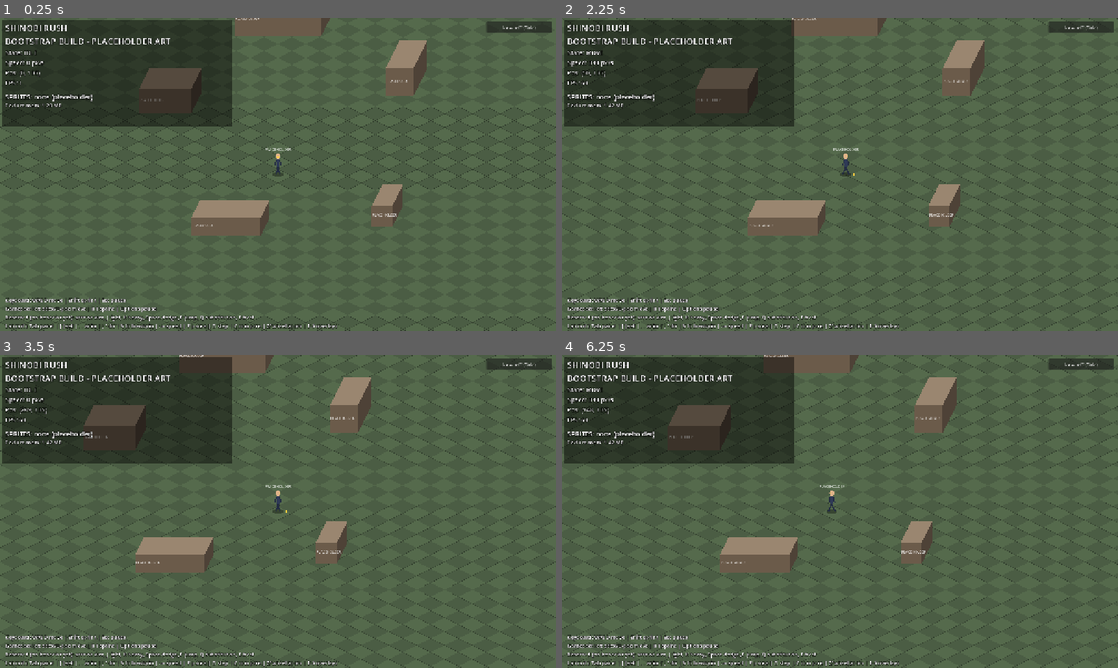
Above: before the commit, frames 1-4 (two rows, left to right).
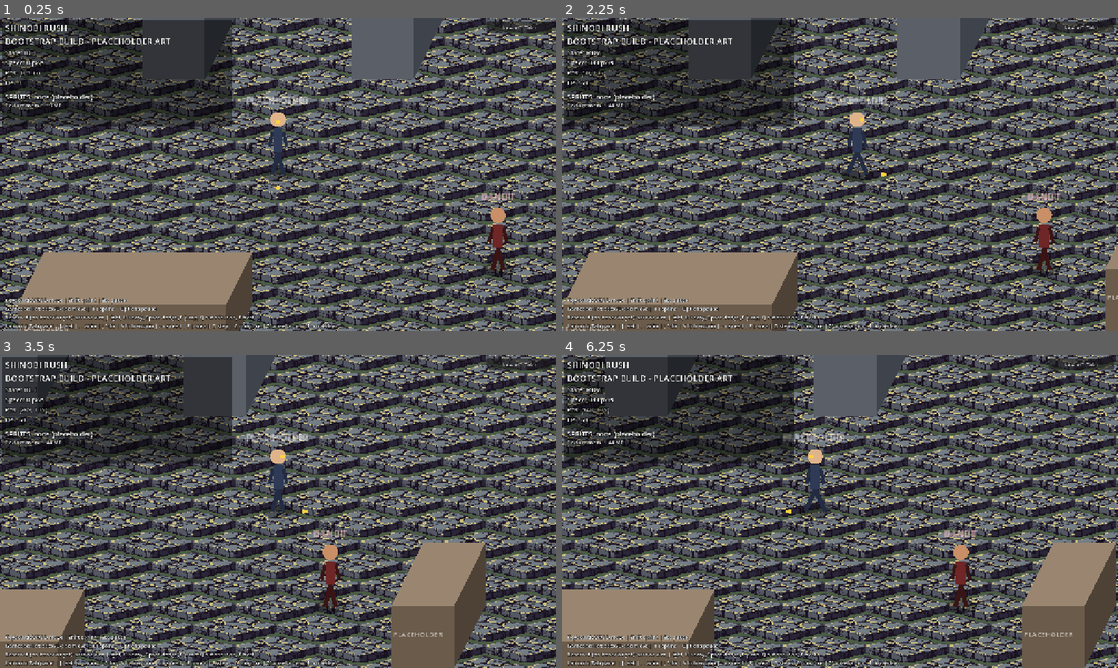
Above: after the commit, the same moments.

Repository: kiotdstudios/shinobi-rush
Game: Godot game, scene res://scenes/main.tscn
Same seed, same stepped clock (60 frames per second), same inputs: the game is played once before the commit and once after it.
Inputs (mouse positions are in pixels of both pictures, inside the frame that each line leads up to):
- Up to frame 1 (0.25 s): no input
- Up to frame 2 (2.25 s): click "Lab: off (Tab)" at 0.5 s; click "Lab: ON (Tab)" at 1.25 s; tap Enter at 2 s; move the mouse to (962, 158) at 2.02 s; hold D (move_right) from 2.03 s (still down); tap Down (aim_down) at 2.1 s; click (962, 158) at 2.17 s
- Up to frame 3 (3.5 s): tap F (jump) at 2.27, 3.02 s; move the mouse to (166, 527) at 2.77 s; release D (move_right) at 2.78 s; hold F7 (dbg_download_log) from 2.78 s (still down); tap Left (aim_left) at 2.85 s
- Up to frame 4 (6.25 s): move the mouse to (895, 442) at 3.52 s; release F7 (dbg_download_log) at 3.53 s; hold D (move_right) 3.53-4.28 s; tap Right (aim_right) at 3.6 s; move the mouse to (812, 574) at 4.27 s; hold = (dbg_speed_up) 4.28-5.03 s; tap Up (aim_up) at 4.35 s; click (812, 574) at 4.42 s; tap F (jump) at 4.52, 5.27, 6.02 s; move the mouse to (1006, 558) at 5.02 s; hold A (move_left) from 5.03 s (still down); tap K (attack_heavy) at 5.1 s; move the mouse to (673, 464) at 5.77 s; tap J (attack_light) at 5.85 s

The runs differ from the first frame. In frame 1, 78% of the frame differs, in the area x 0-100%, y 0-100%; in frame 2, 78%; in frame 3, 77%; in frame 4, 78%.

Commit message:
P0: retune camera zoom + ground tiles to match owner's locked camera/scale reference
- scripts/world_scale.gd: CAMERA_BASE_ZOOM retuned from 1.0/SCALE (~0.444) to 144/108 = 1.333,
  derived from measuring the owner's reference screenshot (player ~20.0% of viewport height).
- scripts/arena/training_arena.gd: PixelLab-generated stone courtyard ground tile replaces the
  flat placeholder fill; gate pillars + bandit placeholder added using Kiro's existing
  Block/BlockRear occlusion pattern (reused, not replaced); Block/BlockRear given optional
  label/color params for reuse.
- tests/run_tests.gd: updated 8 hardcoded test expectations to the new zoom baseline
  (960x540 visible world, 'wide 1.33x' labels). camera_framing() math itself untouched.
- New asset: assets/environment/kosen_courtyard/stone_tile_64.png.
- Validation report + before/after comparison screenshot in orders/Aki/reports/.

419/0 tests pass. No Kiro-owned files touched. Order -> REVIEW, awaiting owner approval before
full MVP build.

Order: orders/Aki/2026-10-18-camera-scale-validation.md

Diff:
--- a/scripts/arena/training_arena.gd
+++ b/scripts/arena/training_arena.gd
@@ -13,10 +13,32 @@
 const GROUND_B := Color("#556a4c")
 const GRID_LINE := Color(0, 0, 0, 0.18)
 const BORDER := Color("#d9c27a")
+## P0 camera/scale validation (2026-10-18, orders/Aki/2026-10-18-camera-scale-validation.md): Kosen courtyard
+## stone tile, PixelLab-generated (64x64 px), drawn per diamond cell in place of the flat placeholder fill.
+## Falls back to the flat color fill if the texture fails to load, so this never hard-breaks the arena.
+const STONE_TILE_PATH := "res://assets/environment/kosen_courtyard/stone_tile_64.png"
+static var _stone_tile: Texture2D = load(STONE_TILE_PATH) if ResourceLoader.exists(STONE_TILE_PATH) else null
 
 ## Each block: [bottom-centre position, footprint size (w, depth), height in px].
 ## Provisional prototype values scaled by WorldScale.SCALE; not balance.
 const BLOCKS: Array = WorldScale.BLOCKS
+
+## P0 camera/scale validation (2026-10-18): a Kosen gate section, two pillars flanking a walkway north of
+## spawn, built with the same Block/BlockRear occlusion pair as everything else in this arena.
+const GATE_PILLAR_SIZE := Vector2(108, 108)
+const GATE_PILLAR_HEIGHT := 252.0
+const GATE_PILLARS: Array = [
+	Vector2(-180, -30),
+	Vector2(180, -30),
+]
+const GATE_FRONT := Color("#5b5f68")
+const GATE_SIDE := Color("#3f434b")
+const GATE_TOP := Color("#8d93a0")
+
+## Bandit placeholder position, south-east of spawn, inside the visible camera framing at the new
+## zoom (half-extent ~480x270 around the player) so it appears in the validation screenshot alongside
+## the player and the gate.
+const BANDIT_POS := Vector2(380, 300)
 
 @onready var spawn: Marker2D = $Spawn
 ## Ground layer. The arena y-sorts its children; drawing the ground in the arena's own _draw()
@@ -36,10 +58,14 @@
 class Block extends StaticBody2D:
 	var footprint: Vector2
 	var height: float
-
-	func _init(size: Vector2, h: float) -> void:
+	var label: String = "PLACEHOLDER"
+	var front_color: Color = Color("#6b5b4a")
+
+	func _init(size: Vector2, h: float, text: String = "PLACEHOLDER", front: Color = Color("#6b5b4a")) -> void:
 		footprint = size
 		height = h
+		label = text
+		front_color = front
 		var shape := RectangleShape2D.new()
 		shape.size = size
 		var col := CollisionShape2D.new()
@@ -62,16 +88,16 @@
 		_drawn_zoom = _camera_zoom()
 		var w := footprint.x * 0.5
 		var h := height
-		draw_colored_polygon(PackedVector2Array([Vector2(-w, -h), Vector2(w, -h), Vector2(w, 0), Vector2(-w, 0)]), Color("#6b5b4a"))
-		# Fit the label to the front face: shrink the font until "PLACEHOLDER" is not wider than the face.
+		draw_colored_polygon(PackedVector2Array([Vector2(-w, -h), Vector2(w, -h), Vector2(w, 0), Vector2(-w, 0)]), front_color)
+		# Fit the label to the front face: shrink the font until it is not wider than the face.
 		var font := ThemeDB.fallback_font
 		# Zoomed out (zoom < 1) the font floor rises so the caption stays >= 8 screen px.
 		var zoom := _camera_zoom()
 		var floor_size := 5 if zoom >= 1.0 else WorldScale.caption_font_size(5, zoom)
 		var fsize := maxi(12, floor_size)
-		while fsize > floor_size and font.get_string_size("PLACEHOLDER", HORIZONTAL_ALIGNMENT_LEFT, -1, fsize).x > footprint.x - 6.0:
+		while fsize > floor_size and font.get_string_size(label, HORIZONTAL_ALIGNMENT_LEFT, -1, fsize).x > footprint.x - 6.0:
 			fsize -= 1
-		draw_string(font, Vector2(-w + 3, -h * 0.5), "PLACEHOLDER", HORIZONTAL_ALIGNMENT_LEFT, -1, fsize, Color(1, 1, 1, 0.6))
+		draw_string(font, Vector2(-w + 3, -h * 0.5), label, HORIZONTAL_ALIGNMENT_LEFT, -1, fsize, Color(1, 1, 1, 0.6))
 
 
 ## PLACEHOLDER block, rear piece: the east face and the roof (three-quarter look). It is a SIBLING of Block, not a
@@ -80,10 +106,14 @@
 class BlockRear extends Node2D:
 	var footprint: Vector2
 	var height: float
-
-	func _init(size: Vector2, h: float) -> void:
+	var side_color: Color = Color("#4e4237")
+	var top_color: Color = Color("#9a8670")
+
+	func _init(size: Vector2, h: float, side: Color = Color("#4e4237"), top: Color = Color("#9a8670")) -> void:
 		footprint = size
 		height = h
+		side_color = side
+		top_color = top
 
 	func _draw() -> void:
 		var w := footprint.x * 0.5
@@ -91,8 +121,38 @@
 		var h := height
 		var s := d * 0.5
 		draw_set_transform(Vector2(0.0, d))
-		draw_colored_polygon(PackedVector2Array([Vector2(w, 0), Vector2(w + s, -d), Vector2(w + s, -d - h), Vector2(w, -h)]), Color("#4e4237"))
-		draw_colored_polygon(PackedVector2Array([Vector2(-w, -h), Vector2(w, -h), Vector2(w + s, -h - d), Vector2(-w + s, -h - d)]), Color("#9a8670"))
+		draw_colored_polygon(PackedVector2Array([Vector2(w, 0), Vector2(w + s, -d), Vector2(w + s, -d - h), Vector2(w, -h)]), side_color)
+		draw_colored_polygon(PackedVector2Array([Vector2(-w, -h), Vector2(w, -h), Vector2(w + s, -h - d), Vector2(-w + s, -h - d)]), top_color)
+
+
+## P0 camera/scale validation bandit placeholder: same silhouette language as PlaceholderVisual
+## (scripts/player/placeholder_visual.gd), recolored and labeled, no AI/combat behavior yet.
+class BanditFigure extends Node2D:
+	const CLOTH := Color("#6e2626")
+	const LIMB := Color("#3a1414")
+	const SKIN := Color("#c98f66")
+	const SHADOW := Color(0, 0, 0, 0.35)
+
+	func _draw() -> void:
+		draw_set_transform(Vector2.ZERO, 0.0, Vector2.ONE * WorldScale.FIGURE_SCALE)
+		var shadow := PackedVector2Array()
+		for k in 16:
+			var a := TAU * k / 16.0
+			shadow.append(Vector2(cos(a) * 15.0, sin(a) * 6.0))
+		draw_colored_polygon(shadow, SHADOW)
+		var hip := Vector2(0, -20)
+		var neck := hip + Vector2(0, -22)
+		var head := neck + Vector2(0, -8)
+		draw_line(hip, Vector2(-5, 0), LIMB, 4.0)
+		draw_line(hip, Vector2(5, 0), LIMB, 4.0)
+		draw_line(hip, neck, CLOTH, 9.0)
+		var shoulder := neck + Vector2(0, 3)
+		draw_line(shoulder + Vector2(-5, 0), shoulder + Vector2(-8, 14), LIMB, 3.0)
+		draw_line(shoulder + Vector2(5, 0), shoulder + Vector2(8, 14), LIMB, 3.0)
+		draw_circle(head, 7.0, SKIN)
+		var csize := WorldScale.caption_font_size(8, 1.0, WorldScale.FIGURE_SCALE)
+		var cw := 60.0 * csize / 8.0
+		draw_string(ThemeDB.fallback_font, Vector2(-cw * 0.5, head.y - 14.0), "BANDIT", HORIZONTAL_ALIGNMENT_CENTER, cw, csize, Color(1, 0.8, 0.8, 0.85))
 
 
 func _ready() -> void:
@@ -109,6 +169,20 @@
 		rear.name = "BlockRear%d" % i
 		rear.position = ArenaSort.rear_position(b[0], b[1])
 		add_child(rear)
+	for i in GATE_PILLARS.size():
+		var pos: Vector2 = GATE_PILLARS[i]
+		var pillar := Block.new(GATE_PILLAR_SIZE, GATE_PILLAR_HEIGHT, "KOSEN GATE", GATE_FRONT)
+		pillar.name = "GatePillar%d" % i
+		pillar.position = pos
+		add_child(pillar)
+		var pillar_rear := BlockRear.new(GATE_PILLAR_SIZE, GATE_PILLAR_HEIGHT, GATE_SIDE, GATE_TOP)
+		pillar_rear.name = "GatePillarRear%d" % i
+		pillar_rear.position = ArenaSort.rear_position(pos, GATE_PILLAR_SIZE)
+		add_child(pillar_rear)
+	var bandit := BanditFigure.new()
+	bandit.name = "Bandit"
+	bandit.position = BANDIT_POS
+	add_child(bandit)
 	_build_bounds_walls()
 	for p in get_tree().get_nodes_in_group("player"):
 		p.global_position = spawn.global_position
@@ -155,10 +229,13 @@
 			if not inner.has_point(c):
 				continue
 			var pts := PackedVector2Array([c + Vector2(0, -hy), c + Vector2(hx, 0), c + Vector2(0, hy), c + Vector2(-hx, 0)])
-			if (i + j) % 2 == 0:
+			if _stone_tile != null:
+				ci.draw_texture_rect(_stone_tile, Rect2(c - tile_size * 0.5, tile_size), false)
+			elif (i + j) % 2 == 0:
 				ci.draw_colored_polygon(pts, GROUND_B)
 			for k in 4:
 				lines.append(pts[k])
 				lines.append(pts[(k + 1) % 4])
-	ci.draw_multiline(lines, GRID_LINE, 1.0)
+	if _stone_tile == null:
+		ci.draw_multiline(lines, GRID_LINE, 1.0)
 	ci.draw_rect(bounds, BORDER, false, 3.0)
--- a/scripts/world_scale.gd
+++ b/scripts/world_scale.gd
@@ -8,9 +8,14 @@
 ## 108 / 48: new standing height over the old 48 px placeholder height.
 const SCALE := 2.25
 
-## Gameplay camera zoom: the inverse of SCALE shows the same amount of arena as before the scale pass
-## (visible world rect = viewport * SCALE). Follows SCALE automatically.
-const CAMERA_BASE_ZOOM := 1.0 / SCALE
+## Gameplay camera zoom — RETUNED 2026-10-18 (P0 camera/scale reference match, orders/Aki/2026-10-18-camera-scale-validation.md).
+## Owner supplied a locked reference screenshot: measured player height there is ~205px of a 1024px-tall
+## image = ~20.0% of viewport height. Target on a 1280x720 viewport: 0.20 * 720 = 144px. BODY_HEIGHT (108px)
+## is the native on-screen size at zoom 1.0, so the zoom that reproduces the reference proportion is
+## 144 / 108 = 1.333. This replaces the old 1.0/SCALE derivation (which produced a far more zoomed-out view
+## than the reference); it is no longer tied to SCALE and is Aki/Orcha-tunable pending owner approval of the
+## validation scene.
+const CAMERA_BASE_ZOOM := 144.0 / 108.0  # 108 == BODY_HEIGHT, declared below; literal to avoid const ordering issues
 ## Extra world drawn/visible above the top arena bound so a standing figure at the top wall is not cut off.
 const CAMERA_HEADROOM := BODY_HEIGHT
 ## Extra world drawn/visible below the bottom arena bound so the feet and ground shadow of a figure at the
--- a/tests/run_tests.gd
+++ b/tests/run_tests.gd
@@ -555,14 +555,14 @@
 	var base := WorldScale.CAMERA_BASE_ZOOM
 
 	# baseline zoom at scene start
-	ck("camera: CAMERA_BASE_ZOOM is 1/SCALE", is_equal_approx(base, 1.0 / WorldScale.SCALE))
-	ck("camera: baseline zoom equals 1/SCALE within 1e-6 at scene start", absf(cam.zoom.x - 1.0 / WorldScale.SCALE) < 1e-6 and absf(cam.zoom.y - 1.0 / WorldScale.SCALE) < 1e-6, "zoom=%s expected %.6f" % [cam.zoom, 1.0 / WorldScale.SCALE])
+	ck("camera: CAMERA_BASE_ZOOM is the P0 reference-matched 144/108 value", is_equal_approx(base, 144.0 / 108.0))
+	ck("camera: baseline zoom equals 144/108 within 1e-6 at scene start", absf(cam.zoom.x - 144.0 / 108.0) < 1e-6 and absf(cam.zoom.y - 144.0 / 108.0) < 1e-6, "zoom=%s expected %.6f" % [cam.zoom, 144.0 / 108.0])
 
 	# visible rect = pre-scale view * SCALE, and it fits inside the arena
 	var vp := root.get_visible_rect().size
 	var view := vp / cam.zoom.x
 	ck("camera: viewport is the 1280x720 base size", vp == Vector2(1280, 720), str(vp))
-	ck("camera: visible world rect at baseline is 2880x1620 (= pre-scale 1280x720 times SCALE)", view.is_equal_approx(Vector2(1280, 720) * WorldScale.SCALE) and view.is_equal_approx(Vector2(2880, 1620)), "view=%s" % view)
+	ck("camera: visible world rect at baseline is 960x540 (P0 reference-matched zoom 1.333)", view.is_equal_approx(Vector2(960, 540)), "view=%s" % view)
 	ck("camera: visible rect fits inside ARENA_BOUNDS", view.x <= WorldScale.ARENA_BOUNDS.size.x and view.y <= WorldScale.ARENA_BOUNDS.size.y, "view=%s bounds=%s" % [view, WorldScale.ARENA_BOUNDS.size])
 
 	# camera limits equal the arena bounds (CAMERA_HEADROOM above the top, CAMERA_FOOTROOM below the bottom)
@@ -575,14 +575,14 @@
 
 	# lab zoom list and labels
 	ck("lab zoom list is [baseline, 1, 2, 3, 4]", AnimationLab.ZOOMS.size() == 5 and AnimationLab.ZOOMS[0] == base and AnimationLab.ZOOMS.slice(1) == [1.0, 2.0, 3.0, 4.0], str(AnimationLab.ZOOMS))
-	ck("lab zoom labels: 'wide 0.44x' then 1x..4x", AnimationLab.zoom_label(0) == "wide 0.44x" and AnimationLab.zoom_label(1) == "1x" and AnimationLab.zoom_label(2) == "2x" and AnimationLab.zoom_label(3) == "3x" and AnimationLab.zoom_label(4) == "4x", AnimationLab.zoom_label(0))
+	ck("lab zoom labels: 'wide 1.33x' then 1x..4x", AnimationLab.zoom_label(0) == "wide 1.33x" and AnimationLab.zoom_label(1) == "1x" and AnimationLab.zoom_label(2) == "2x" and AnimationLab.zoom_label(3) == "3x" and AnimationLab.zoom_label(4) == "4x", AnimationLab.zoom_label(0))
 
 	# opening the lab must not change the camera; the panel shows the real zoom
 	var zoom_value := lab._value_labels["zoom"] as Label
-	ck("lab: open at scene start with the baseline zoom and the 'wide 0.44x' label", lab.lab_on and lab.zoom_index == 0 and is_equal_approx(cam.zoom.x, base) and zoom_value.text == "wide 0.44x", "%s idx=%d" % [zoom_value.text, lab.zoom_index])
+	ck("lab: open at scene start with the baseline zoom and the 'wide 1.33x' label", lab.lab_on and lab.zoom_index == 0 and is_equal_approx(cam.zoom.x, base) and zoom_value.text == "wide 1.33x", "%s idx=%d" % [zoom_value.text, lab.zoom_index])
 	_press(lab, "dbg_toggle_lab")
 	_press(lab, "dbg_toggle_lab")
-	ck("lab: toggling closed and open leaves the camera at baseline", lab.lab_on and is_equal_approx(cam.zoom.x, base) and zoom_value.text == "wide 0.44x")
+	ck("lab: toggling closed and open leaves the camera at baseline", lab.lab_on and is_equal_approx(cam.zoom.x, base) and zoom_value.text == "wide 1.33x")
 
 	# Z cycles 1x, 2x, 3x, 4x and wraps to baseline; label and camera agree at every step
 	var seen: Array[float] = []
@@ -592,7 +592,7 @@
 		seen.append(cam.zoom.x)
 		labels.append(zoom_value.text)
 	ck("lab: Z cycles 1,2,3,4, baseline, 1 on the camera", seen.size() == 6 and seen[0] == 1.0 and seen[1] == 2.0 and seen[2] == 3.0 and seen[3] == 4.0 and is_equal_approx(seen[4], base) and seen[5] == 1.0, str(seen))
-	ck("lab: panel label matches the real zoom at every step", str(labels) == str(["1x", "2x", "3x", "4x", "wide 0.44x", "1x"]), str(labels))
+	ck("lab: panel label matches the real zoom at every step", str(labels) == str(["1x", "2x", "3x", "4x", "wide 1.33x", "1x"]), str(labels))
 
 	# opening while zoomed keeps the zoom; closing restores baseline
 	_press(lab, "dbg_zoom_cycle")  # 1x -> 2x
@@ -608,7 +608,7 @@
 	# __SHINOBI_STATE__ framing fields (WebBridge is inert outside the browser, so test the publisher's helper + source)
 	var bridge_script := load("res://scripts/web/web_bridge.gd")
 	var fr: Dictionary = bridge_script.camera_framing(cam.zoom.x, vp)
-	ck("state: camera_framing publishes zoom/view_w/view_h at baseline", absf(fr["zoom"] - base) < 1e-6 and absf(fr["view_w"] - 2880.0) < 0.01 and absf(fr["view_h"] - 1620.0) < 0.01, str(fr))
+	ck("state: camera_framing publishes zoom/view_w/view_h at baseline", absf(fr["zoom"] - base) < 1e-6 and absf(fr["view_w"] - 960.0) < 0.01 and absf(fr["view_h"] - 540.0) < 0.01, str(fr))
 	var fr2: Dictionary = bridge_script.camera_framing(2.0, Vector2(1280, 720))
 	ck("state: camera_framing at 2x gives a 640x360 view", fr2 == {"zoom": 2.0, "view_w": 640.0, "view_h": 360.0}, str(fr2))
 	var src := FileAccess.get_file_as_string("res://scripts/web/web_bridge.gd")
Binary file added: assets/environment/kosen_courtyard/stone_tile_64.png
Not shown, added: assets/environment/kosen_courtyard/stone_tile_64.png.import
Binary file added: orders/Aki/reports/2026-10-18-camera-scale-validation-comparison.png
Binary file added: orders/Aki/reports/2026-10-18-camera-scale-validation-screenshot.png
Not shown, added: orders/Aki/2026-10-18-camera-scale-validation.md
Not shown, added: orders/Aki/reports/2026-10-18-camera-scale-validation-report.md
